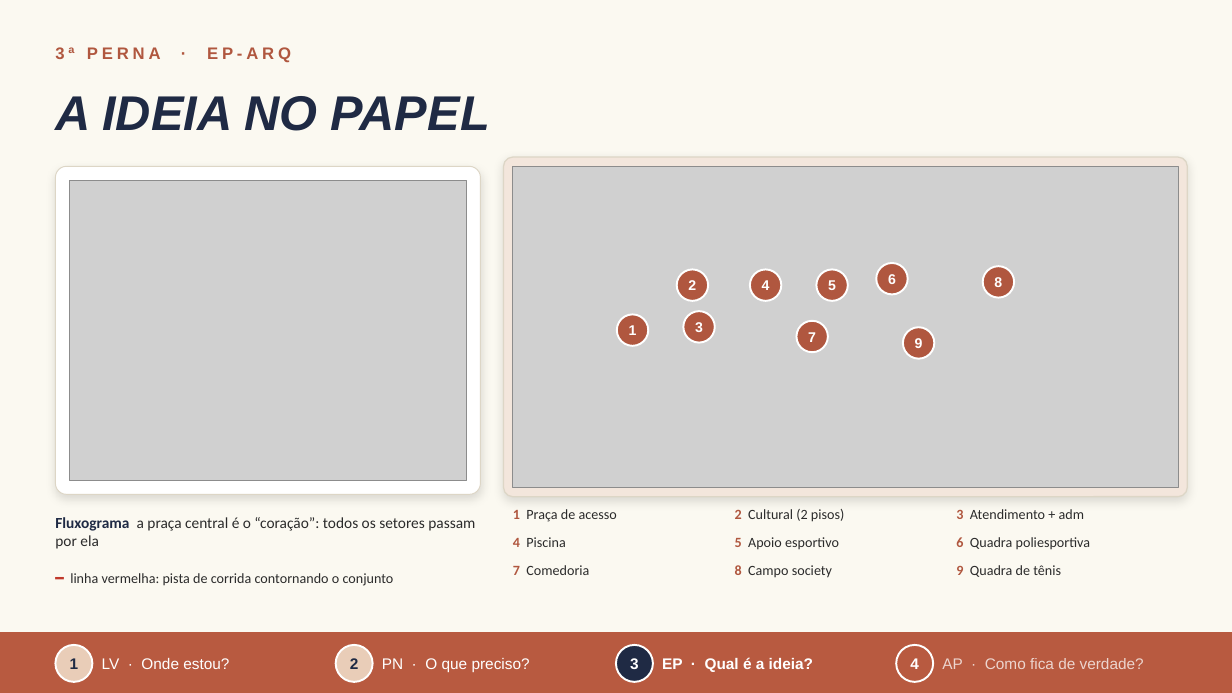
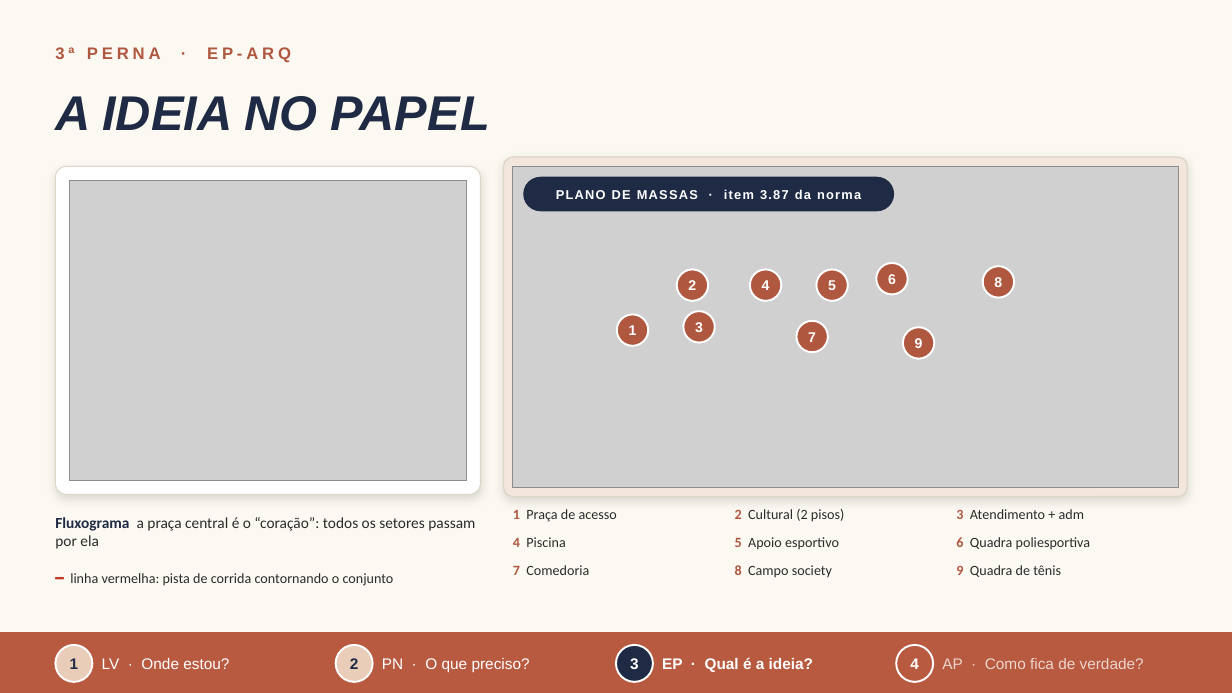
Before and after one commit to arqlais/slide, a slide deck: slide 8 of Claudio_Castro_de_Oliveira_Junior.pptx. Drawn at 1232x693 pixels with LibreOffice and Linux fonts; fonts in the diff are those of the drawing; grey boxes stand for pictures. Boxes give left, top, right and bottom in pixels: in the first picture for what was removed or moved away, otherwise in the second. Text is boxed around its words. In the diff, an @@ line names an element or a change of style, - is before the commit and + after.

```diff
--- a/Claudio_Castro_de_Oliveira_Junior.pptx
+++ b/Claudio_Castro_de_Oliveira_Junior.pptx
@@ rounded rectangle added at bbox=[524, 177, 894, 211], fill #1F2A44, outline #1F2A44 1 pt @@
@@ text added at bbox=[556, 189, 861, 199], 10 pt, text #FFFFFF, bold @@
+PLANO DE MASSAS · item 3.87 da norma
```
Also in this commit, not shown: 7 other slides changed, 9 other files.
